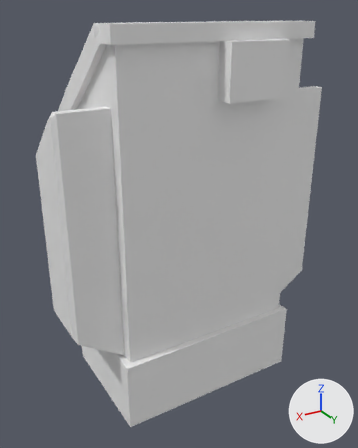
The FBX model Assets/Prefabs/ammeter_main.fbx: old version first, new version second.
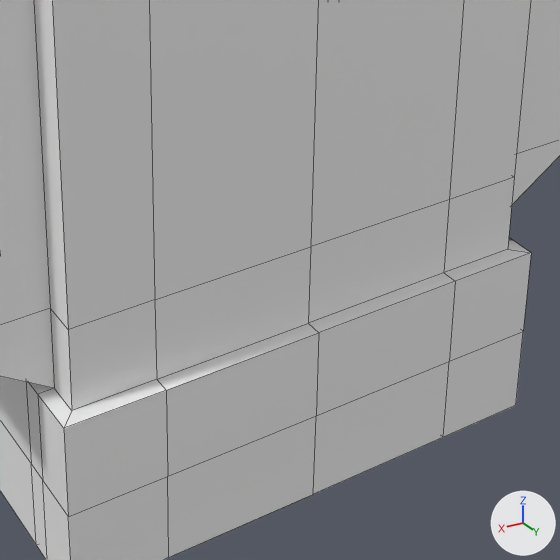
Each version appears first whole from a camera (50 mm lens) standing at (0.897, 1.532, 0.73) and looking at (-0.011, 0.02, -0.025), and next in a close-up on the part from 30% to 83% of the width and 50% to 92% of the height. Arrows for +X, +Y and +Z are at lower right; the lights stay in place. The close-ups show mesh edges as thin lines. Where no turn or scale is listed for an object, it has been applied to the vertices. Vertices at the same position are counted once.

Script lines for the objects in view, before the commit:
```python
me_mesh = bpy.data.meshes.new('Mesh')
me_mesh.from_pydata(...)  # 250 vertices, 254 faces; spans x -0.504..0.504, y -0.36..0.328, z -0.634..0.701
me_mesh.materials.append(mat_lambert1)  # white #f2f2f2
ob_pcube1 = bpy.data.objects.new('pCube1', me_mesh)
ob_pcube1.location = (0.0, 0.0, 0.0)
```
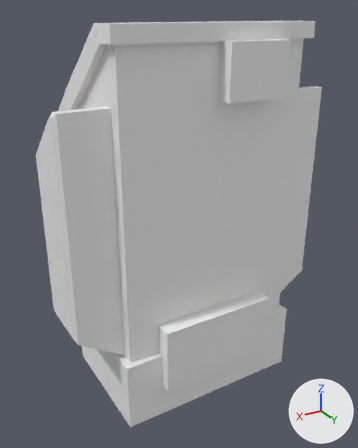
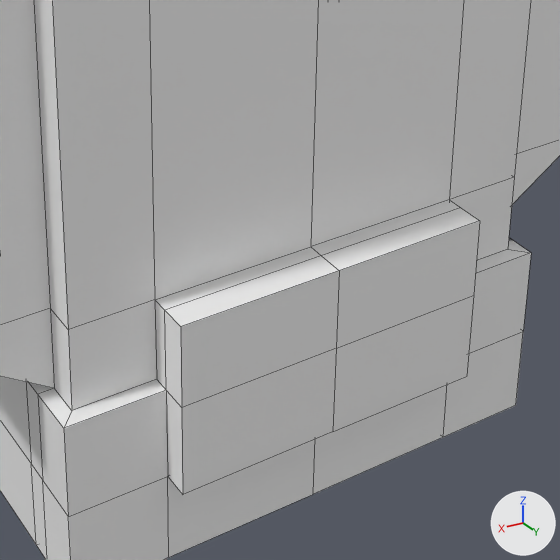
What differs and where, as boxes (x1, y1, x2, y2) in the close-ups (560 x 560 px):
part 1 of me_mesh, built on: before (155, 200, 455, 476); after (155, 200, 480, 494)

The edits, one by one:
me_mesh is used by ob_pcube1; location (0.0, 0.0, 0.0).
me_mesh had 250 vertices, 254 faces and spanned x -0.504..0.504, y -0.36..0.328, z -0.634..0.701.
me_mesh now has 260 vertices, 264 faces and spans x -0.504..0.504, y -0.36..0.328, z -0.634..0.701.
Part 1, on me_mesh:
2 vertices are removed from x 0.0, y 0.268..0.291, z -0.375.
6 faces are deleted.
7 vertices are added at x -0.22..0.22, y 0.291..0.328, z -0.375..-0.262.
5 new vertices lie (0.0, 0.037, 0.0) away from vertices in x -0.22..0.22, y 0.291, z -0.505..-0.375.
16 new faces join them.
